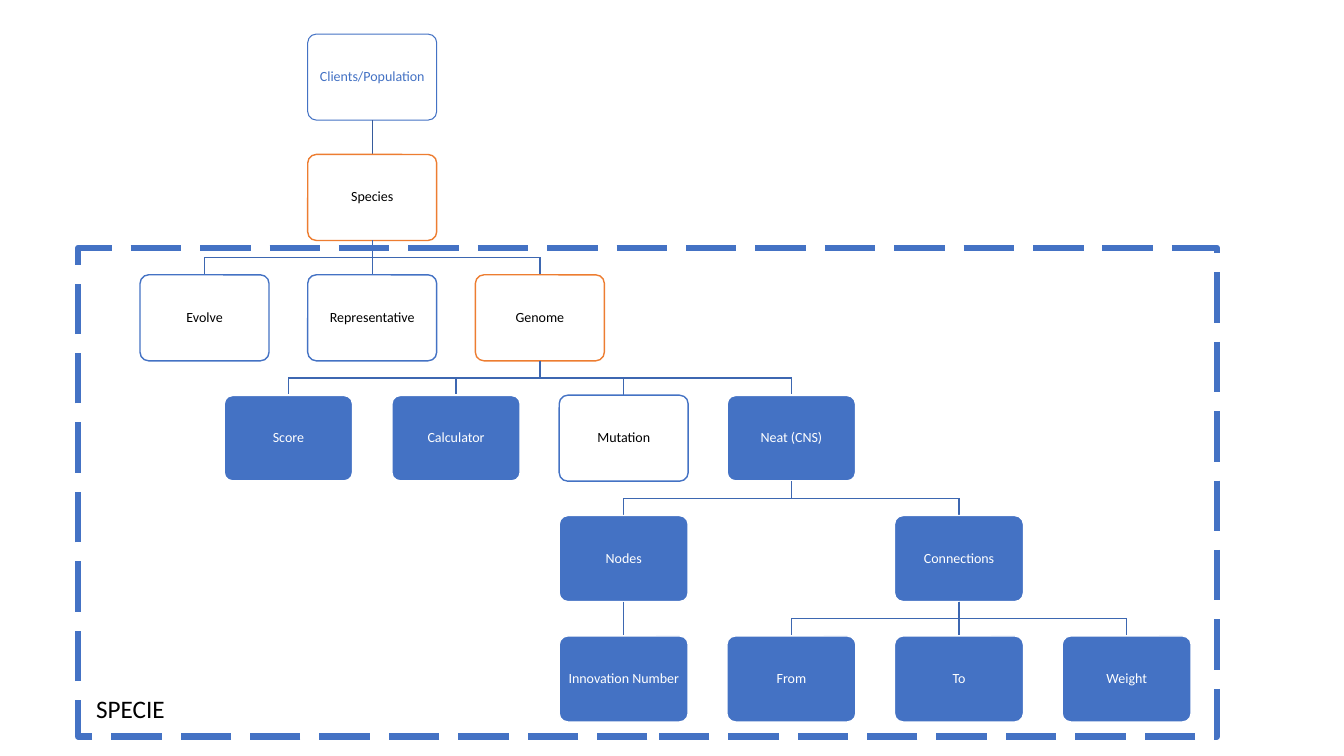
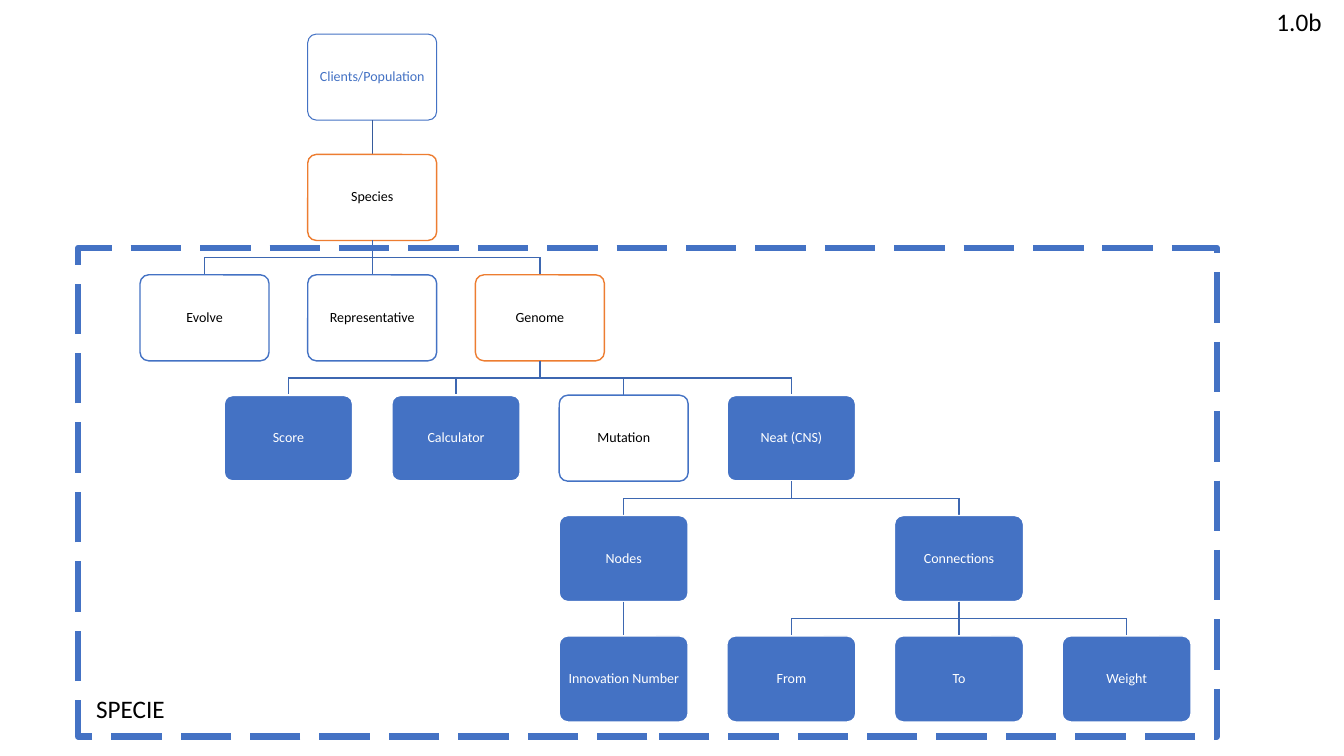
Before and after one commit to garfunkelvila/ChaoticSeer, a slide deck: slide 3 of Dependency.pptx. Drawn at 1344x756 pixels with LibreOffice and Linux fonts; fonts in the diff are those of the drawing. Boxes give left, top, right and bottom in pixels: in the first picture for what was removed or moved away, otherwise in the second. Text is boxed around its words. In the diff, an @@ line names an element or a change of style, - is before the commit and + after.

```diff
--- a/Dependency.pptx
+++ b/Dependency.pptx
@@ text added at bbox=[1276, 13, 1321, 31], 18 pt, text #000000 @@
+1.0b
```
Also in this commit, not shown: 2 other slides changed, 1 slide added.
